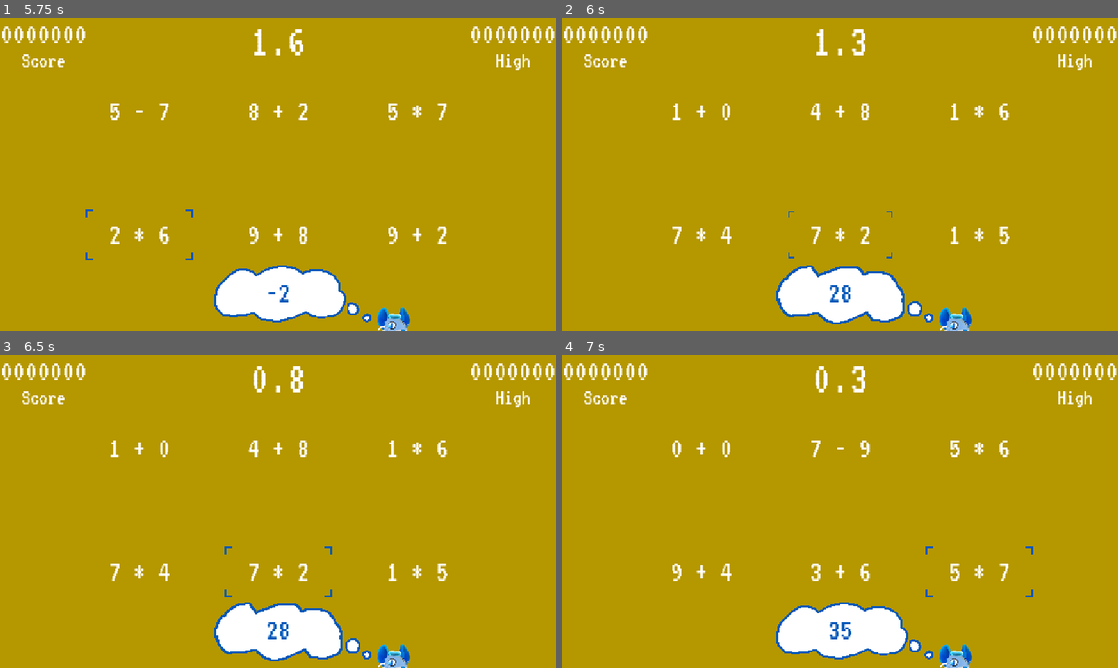
Above: before the commit, frames 1-4 (two rows, left to right).
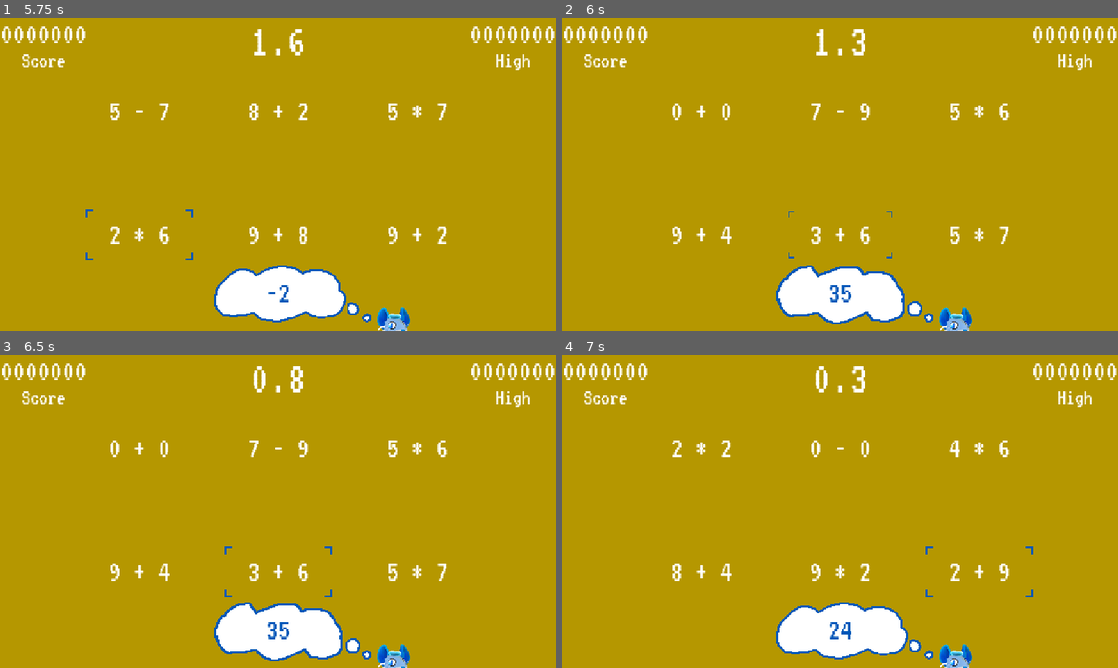
Above: after the commit, the same moments.

Repository: sdepouw/mathematics-and-cheese
Game: Godot game, scene res://Scenes/Root/root.tscn
Same seed, same stepped clock (60 frames per second), same inputs: the game is played once before the commit and once after it. Sound files missing from this copy of the repository are replaced by a short silence.
Inputs (mouse positions are in pixels of both pictures, inside the frame that each line leads up to):
- Up to frame 1 (5.75 s): tap Enter at 0.5 s; move the mouse to (400, 158) at 0.52 s; hold D (move_right) 0.53-1.28 s; tap Space (confirm) at 0.6, 1.25, 1.35, 2.75, 2.85, 3.6, 4.25, 4.35, 5, 5.1 s; click (400, 158) at 0.67 s; move the mouse to (166, 190) at 1.27 s; hold S (move_down) 1.28-2 s; click "Start Game" at 2 s; move the mouse to (139, 111) at 2.77 s; hold D (move_right) 2.78-3.53 s; click (139, 111) at 2.92 s; move the mouse to (278, 111) at 3.52 s; hold W (move_up) 3.53-4.28 s; click (278, 111) at 3.67 s; move the mouse to (417, 111) at 4.27 s; hold A (move_left) from 4.28 s (still down); click (417, 111) at 4.42 s; tap Escape (cancel) at 4.9 s; move the mouse to (139, 233) at 5.02 s; click (139, 233) at 5.17 s
- Up to frame 2 (6 s): move the mouse to (840, 233) at 5.77 s; release A (move_left) at 5.78 s; hold S (move_down) from 5.78 s (still down); tap Space (confirm) at 5.85 s; click (840, 233) at 5.92 s
- Up to frame 3 (6.5 s): keep holding S (move_down)
- Up to frame 4 (7 s): move the mouse to (979, 570) at 6.52 s; release S (move_down) at 6.53 s; hold D (move_right) from 6.53 s (still down); tap Space (confirm) at 6.6 s; click (979, 570) at 6.67 s

Frame 1 is identical in both runs. In frame 2, 0.7% of the frame differs, in the area x 19-81%, y 27-91%; in frame 3, 0.7%; in frame 4, 0.8%.

Commit message:
Fix control bindings

Diff:
--- a/Game/Globals/event_bus.gd
+++ b/Game/Globals/event_bus.gd
@@ -7,6 +7,23 @@
 var Screen: ScreenEventBus = ScreenEventBus.new()
 ## Player-related Events
 var Player: PlayerEventBus = PlayerEventBus.new()
+
+func _process(_delta: float) -> void:
+  _map_input_events_to_signals()
+
+func _map_input_events_to_signals() -> void:
+  if Input.is_action_just_pressed("move_left"):
+    Player.player_moved.emit(Globals.Direction.LEFT)
+  if Input.is_action_just_pressed("move_right"):
+    Player.player_moved.emit(Globals.Direction.RIGHT)
+  if Input.is_action_just_pressed("move_up"):
+    Player.player_moved.emit(Globals.Direction.UP)
+  if Input.is_action_just_pressed("move_down"):
+    Player.player_moved.emit(Globals.Direction.DOWN)
+  if Input.is_action_just_pressed("confirm"):
+    Player.player_confirm.emit()
+  if Input.is_action_just_pressed("cancel"):
+    Player.player_cancel.emit()
 
 ## Houses all Screen-related Events. Access via EventBus.Screen
 class ScreenEventBus:
@@ -45,20 +62,3 @@
 
   ## Emitted whenever a player presses a movement button (any direction)
   signal player_moved(direction: Globals.Direction)
-
-  func _process(_delta: float) -> void:
-    _map_input_events_to_signals()
-
-  func _map_input_events_to_signals() -> void:
-    if Input.is_action_just_pressed("move_left"):
-      player_moved.emit(Globals.Direction.LEFT)
-    if Input.is_action_just_pressed("move_right"):
-      player_moved.emit(Globals.Direction.RIGHT)
-    if Input.is_action_just_pressed("move_up"):
-      player_moved.emit(Globals.Direction.UP)
-    if Input.is_action_just_pressed("move_down"):
-      player_moved.emit(Globals.Direction.DOWN)
-    if Input.is_action_just_pressed("confirm"):
-      player_confirm.emit()
-    if Input.is_action_just_pressed("cancel"):
-      player_cancel.emit()
